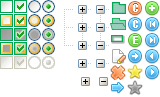
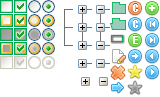
Two versions of the same layered image (160x97). Layer-by-layer changes:
renamed "Rectangle 3 copy" to "folder", painted on it over 111, 2, 126, 28
removed layer "Rectangle 3 copy 3" over 112, 2, 126, 14
removed layer "Rectangle 3 copy 2" over 112, 23, 126, 28
added layer "lines" above "icon" over 64, 9, 110, 64
renamed "Rectangle 2" to "icon", painted on it over 112, 36, 122, 41
renamed "Rectangle 1" to "checkboxes", painted on it over 0, 0, 27, 55
removed layer "Rectangle 1" (2nd of 8) over 0, 42, 13, 55
removed layer "Rectangle 1" (3rd of 8) over 14, 28, 27, 41
removed layer "Rectangle 1" (4th of 8) over 14, 14, 27, 27
removed layer "Rectangle 1" (5th of 8) over 14, 0, 27, 13
removed layer "Rectangle 1" (6th of 8) over 0, 28, 13, 41
removed layer "Rectangle 1" (7th of 8) over 0, 14, 13, 27
removed layer "Rectangle 1" (8th of 8) over 0, 0, 13, 13
hid "Layer 2" over 0, 0, 126, 64
